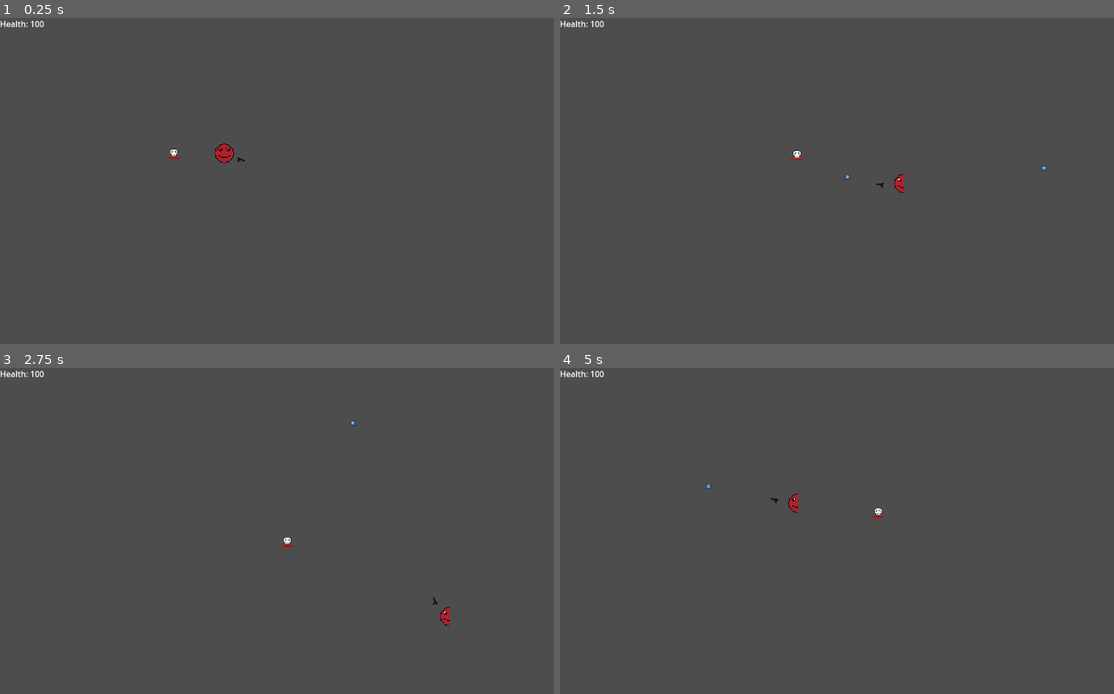
Above: before the commit, frames 1-4 (two rows, left to right).
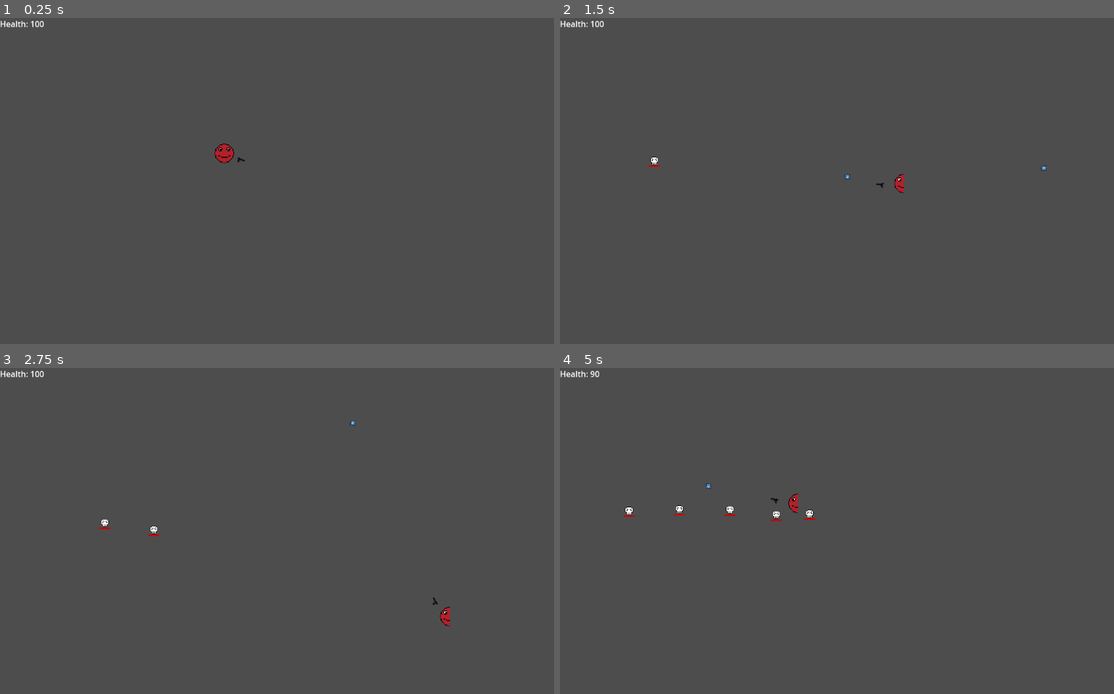
Above: after the commit, the same moments.

Repository: Techtix0/horde_survivor
Game: Godot game, scene res://src/level_01.tscn
Same seed, same stepped clock (60 frames per second), same inputs: the game is played once before the commit and once after it. The engine's default icon, where the game draws it, is replaced by a stand-in: a white triangle on a blue panel in a dark square.
Inputs (mouse positions are in pixels of both pictures, inside the frame that each line leads up to):
- Up to frame 1 (0.25 s): no input
- Up to frame 2 (1.5 s): tap Enter at 0.5 s; move the mouse to (975, 164) at 0.52 s; press the mouse at (975, 164) at 0.53 s; hold D (right) 0.53-1.28 s; move the mouse to (731, 197) at 1.27 s; release the mouse at (731, 197) at 1.28 s; hold S (down) from 1.28 s (still down); click (731, 197) at 1.35 s
- Up to frame 3 (2.75 s): move the mouse to (349, 459) at 2.02 s; release S (down) at 2.03 s; press the mouse at (349, 459) at 2.03 s; hold D (right) from 2.03 s (still down)
- Up to frame 4 (5 s): move the mouse to (820, 596) at 2.77 s; release D (right) at 2.78 s; release the mouse at (820, 596) at 2.78 s; hold W (up) 2.78-3.53 s; click (820, 596) at 2.85 s; move the mouse to (1025, 579) at 3.52 s; press the mouse at (1025, 579) at 3.53 s; hold A (left) from 3.53 s (still down); move the mouse to (676, 482) at 4.27 s; release the mouse at (676, 482) at 4.28 s; click (676, 482) at 4.35 s

The runs differ from the first frame. In frame 1, less than 0.1% of the frame differs, in the area x 30-33%, y 40-44%; in frame 2, less than 0.1%; in frame 3, 0.1%; in frame 4, 0.3%, in the area x 5-59%, y 0-47%.

Commit message:
Add: continuous enemy spawning

Diff:
--- /dev/null
+++ b/src/level_01.gd
@@ -0,0 +1,28 @@
+extends Node2D
+
+@export var enemy_preload: PackedScene
+@export var enemy_spawn_interval: float
+
+var enemy_spawn_timer: float
+
+func _ready() -> void:
+	self.enemy_spawn_timer = enemy_spawn_interval
+
+func _physics_process(delta: float) -> void:
+	enemy_spawn_timer -= delta
+
+	if enemy_spawn_timer <= 0:
+		spawn_enemy()
+		randomize_spawn_point()
+
+func spawn_enemy():
+	# Instantiate enemy scene and spawn it on the spawnpoint's location
+	var enemy = enemy_preload.instantiate()
+	self.add_child(enemy)
+	enemy.transform = get_node("EnemySpawnPoint").global_transform
+
+	# Reset cooldown
+	enemy_spawn_timer = enemy_spawn_interval
+
+func randomize_spawn_point():
+	pass
--- a/src/level_01.tscn
+++ b/src/level_01.tscn
@@ -1,12 +1,16 @@
-[gd_scene load_steps=3 format=3 uid="uid://cbftxipfyckxm"]
+[gd_scene load_steps=4 format=3 uid="uid://cbftxipfyckxm"]
 
 [ext_resource type="PackedScene" uid="uid://qfy8380pvygf" path="res://src/scenes/player/player.tscn" id="1_7ruu0"]
 [ext_resource type="PackedScene" uid="uid://do6ws7nvg54rq" path="res://src/scenes/enemies/basic_enemy.tscn" id="1_60uy1"]
+[ext_resource type="Script" uid="uid://c5cixgnlt4oiy" path="res://src/level_01.gd" id="1_q77l5"]
 
 [node name="Level01" type="Node2D"]
-
-[node name="BasicEnemy" parent="." instance=ExtResource("1_60uy1")]
-position = Vector2(320, 268)
+script = ExtResource("1_q77l5")
+enemy_preload = ExtResource("1_60uy1")
+enemy_spawn_interval = 1.0
 
 [node name="Player" parent="." instance=ExtResource("1_7ruu0")]
 position = Vector2(445, 269)
+
+[node name="EnemySpawnPoint" type="Marker2D" parent="."]
+position = Vector2(137, 284)
--- a/src/scenes/enemies/basic_enemy.gd
+++ b/src/scenes/enemies/basic_enemy.gd
@@ -6,7 +6,7 @@
 @export var max_health: int
 
 var health: int
-var player_in_range: bool
+var player_in_range: bool = false
 var damage_cooldown: float = 0
 
 func _ready() -> void:
@@ -33,11 +33,13 @@
 
 func on_body_entered(body: Node2D) -> void:
 	# Set player in range check to true if player enters attack range
-	player_in_range = body.is_in_group("Player")
+	if body.is_in_group("Player"):
+		player_in_range = true
 
 func on_body_exited(body: Node2D) -> void:
 	# Set player in range check to false if player leaves attack range
-	player_in_range = !body.is_in_group("Player")
+	if body.is_in_group("Player"):
+		player_in_range = false
 
 
 func on_area_entered(area: Area2D) -> void:
@@ -48,6 +50,7 @@
 	# When health is drained remove enemy
 	if health <= 0:
 		self.queue_free()
+		player_in_range = false
 
 	# Change healthbar to reflect current health
 	get_node("HealthBar").scale = Vector2(health / float(max_health), 1)
--- a/src/scenes/enemies/basic_enemy.tscn
+++ b/src/scenes/enemies/basic_enemy.tscn
@@ -5,9 +5,8 @@
 
 [sub_resource type="CircleShape2D" id="CircleShape2D_k3bid"]
 
-[sub_resource type="CapsuleShape2D" id="CapsuleShape2D_uxfyk"]
+[sub_resource type="CircleShape2D" id="CircleShape2D_81qg7"]
 radius = 9.0
-height = 18.0
 
 [sub_resource type="SpriteFrames" id="SpriteFrames_81qg7"]
 animations = [{
@@ -34,7 +33,7 @@
 debug_color = Color(1, 0, 0, 0.34509805)
 
 [node name="Hitbox" type="CollisionShape2D" parent="."]
-shape = SubResource("CapsuleShape2D_uxfyk")
+shape = SubResource("CircleShape2D_81qg7")
 
 [node name="Animations" type="AnimatedSprite2D" parent="."]
 position = Vector2(0, 1)
--- a/src/scenes/player/player.tscn
+++ b/src/scenes/player/player.tscn
@@ -10,8 +10,8 @@
 [ext_resource type="PackedScene" uid="uid://cqrcbct62klrh" path="res://src/scenes/hud/player_hud.tscn" id="8_w8ig4"]
 
 [sub_resource type="CapsuleShape2D" id="CapsuleShape2D_sh265"]
-radius = 20.0
-height = 40.0
+radius = 19.0
+height = 38.0
 
 [sub_resource type="AtlasTexture" id="AtlasTexture_cx3ie"]
 atlas = ExtResource("3_6gf5d")
@@ -44,6 +44,7 @@
 }]
 
 [node name="Player" type="CharacterBody2D"]
+collision_mask = 2
 script = ExtResource("1_qopur")
 
 [node name="WeaponPosition" type="Marker2D" parent="."]
Not shown, added: src/level_01.gd.uid
